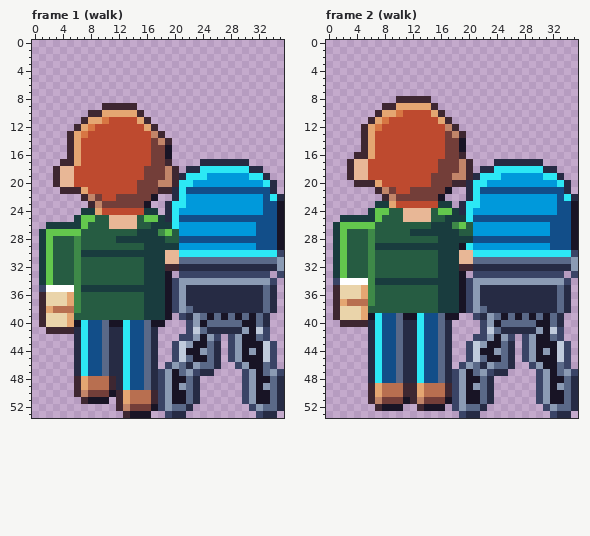
A pixel-art file gets an edit: art/depths/stroller@75.aseprite. The first picture shows the starting point.
36x54 pixels, 4 frames. Shown: frame 1 (walk), frame 2 (walk). The commit also changed other frames, which this record leaves out.
The result:
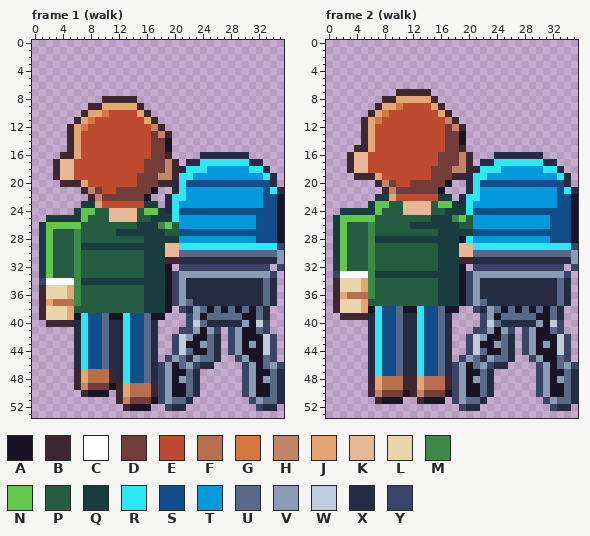
Palette (. is transparent): A #181425  B #3e2731  C #ffffff  D #733e39  E #be4a2f  F #b86f50  G #d77643  H #c28569  J #e4a672  K #e8b796  L #ead4aa  M #3e8948  N #63c74d  P #265c42  Q #193c3e  R #2ce8f5  S #124e89  T #0099db  U #5a6988  V #8b9bb4  W #c0cbdc  X #262b44  Y #3a4466
Edits made:
Changed rows in their new state; - is an unchanged pixel.
Frame 1 (walk):
first column x 1:
 8 ---------BBBBB---------------------
 9 -------BBJJJJJB--------------------
10 ------BJJGEEEEJB-------------------
11 -----BJGEE----EJB------------------
12 ----BJGE-------EHB-----------------
13 ------E---------DHB----------------
14 -----------------DA----------------
16 ---B--------------B----XXXXXXX-----
17 --BKKE---------D--HB-XXRRRRRRRXX---
18 --------------------XRR-TTTTTTRRX--
19 --------------D--H--R-TT------TTRX-
20 --.BBBJ----------BBX-SSSSSSSSSSSS--
21 ---...BHD--DDD--A..--TTTTTTTTTTT-RX
22 ------.BHDD----A.-XR-------------SA
23 ------QQJEEEEEEQQ---T--------------
24 -----QNNPPKKKKPNNQ--SSSSSSSSSSSS---
25 -QQQQ--P-------PQ-Q-TTTTTTTTTTT----
26 QNNNNNP---PPPPQQ-MNP---------------
27 --PPPM-----QQQ---QP-SSSSSSSSSSS----
28 -----------PPPP---QQTTTTTTTTTTT----
29 ------QQQQQQQQQ---KKRRRRRRRRRRRRRRY
30 ------PPPPPPPPP-----UUUUUUUUUUUUUUV
31 ------------------BBXXXXXXXXXXXXXX-
32 ------------------A.YYYYYYYYYYYYY.Y
33 -------------------YVVVVVVVVVVVVVY.
34 YCCCC-QQQQQQQQQ------XXXXXXXXXXXUX-
35 BLLLJ-PPPPPPPPP--------------------
37 -JFFF----------------U-------------
38 -LLLJP-------------.YXVUAUAUAUAUX.-
39 -----ARSSUAARSSUAA.-.Y-AU-U-UA-----
40 .BBBBX----XX----X.----WUXXXXXV-WY--
41 -....---------------Y-VAVY.YVA-U---
42 -------------------YWVA-UX-----AWY-
43 ---------------------A-V------V----
44 ---------------------U-A------A----
45 ------------------YVUXVU---.YV--U--
46 -----------------YVA-VYXX.--.YV--VY
47 -----BJFFFB---------AUX..-------AUX
48 --------------------V-----------V--
49 ------HDDDABJFFFB---A-----------A--
50 -----.BAAA.------------------------
51 ------....--HDDDA--UUX.------.YVU--
52 -----------.BAAA..YXX.--------.YXX.
53 ------------....--...----------...-
Frame 2 (walk):
first column x 1:
 7 ---------BBBBB---------------------
 8 -------BBJJJJJB--------------------
 9 ------BJJGEEEEJB-------------------
10 -----BJGEE----EJB------------------
11 ----BJGE-------EHB-----------------
12 ------E---------DHB----------------
13 -----------------DA----------------
15 ---B--------------B----------------
16 --BKKE---------D--HB---XXXXXXX-----
17 ---------------------XXRRRRRRRXX---
18 --------------D--H--XRR-TTTTTTRRX--
19 --.BBBJ----------BBXR-TT------TTRX-
20 ---...BHD--DDD--A..--SSSSSSSSSSSS--
21 ------.BHDD----A.----TTTTTTTTTTT-RX
22 ------QQJEEEEEEQQ-XR-------------SA
23 -----QNNPPKKKKPNNQ--T--------------
24 -QQQQ--P-------PQ-Q-SSSSSSSSSSSS---
25 QNNNNNP---PPPPQQ-MNPTTTTTTTTTTT----
26 --PPPM-----QQQ---QP----------------
27 -----------PPPP---QQSSSSSSSSSSS----
28 ------QQQQQQQQQ---ARTTTTTTTTTTT----
29 ------PPPPPPPPP---KKRRRRRRRRRRRRRRY
30 --------------------UUUUUUUUUUUUUUV
31 ------------------BBXXXXXXXXXXXXXX-
32 ------------------A.YYYYYYYYYYYYY.Y
33 YCCCC-QQQQQQQQQ----YVVVVVVVVVVVVVY.
34 BLLLJ-PPPPPPPPP------XXXXXXXXXXXUX-
36 -JFFF------------------------------
37 -LLLJP---------------U-------------
38 -----ARSSUAARSSUAA..YXVUAUAUAUAUX.-
39 .BBBBX----XX----X.--.Y-AU-U-UA-----
40 -....-----------------WUXXXXXV-WY--
41 --------------------Y-VAVY.YVA-U---
42 -------------------YWVA-UX-----AWY-
43 ---------------------A-V------V----
44 ---------------------U-A------A----
45 ------------------YVUXVU---.YV--U--
46 -----------------YVA-VYXX.--.YV--VY
47 --------------------AUX..-------AUX
48 -----BJFFFBBJFFFB---V-----------V--
49 --------------------A-----------A--
50 ------HDDDA-HDDDA------------------
51 -----.BAAA..BAAA.--UUX.------.YVU--
52 ------....--....-.YXX.--------.YXX.
53 ------------------...----------...-
Changed places in both pictures, as pixel boxes (x1, y1, x2, y2):
changed: (39, 96, 284, 418)
changed: (333, 89, 578, 418)
